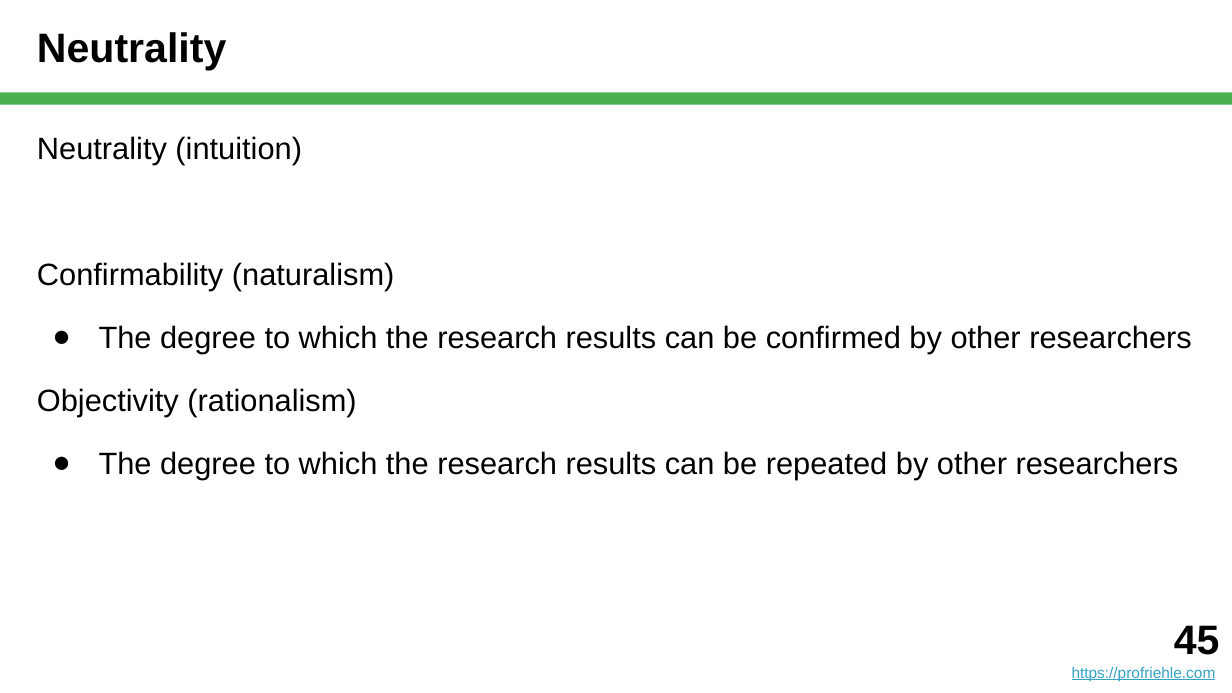
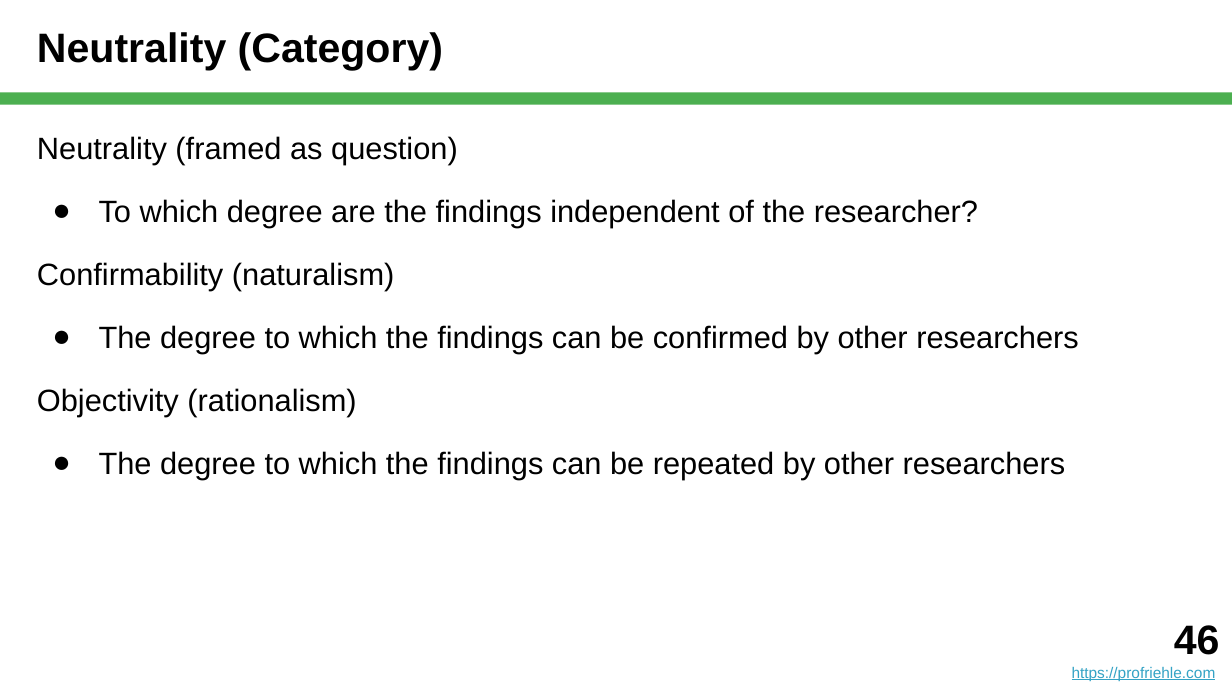
Before and after one commit to dirkriehle/nyt-course, a slide deck: slide 46 of Lecture slides/NYT C02 - Scientific Research.pptx (slide 45 before the commit). Drawn at 1232x693 pixels with LibreOffice and Linux fonts; fonts in the diff are those of the drawing. Boxes give left, top, right and bottom in pixels: in the first picture for what was removed or moved away, otherwise in the second. Text is boxed around its words. In the diff, an @@ line names an element or a change of style, - is before the commit and + after.

```diff
--- a/Lecture slides/NYT C02 - Scientific Research.pptx
+++ b/Lecture slides/NYT C02 - Scientific Research.pptx
@@ title at <box>37,32,443,70</box>: text changed @@
-Neutrality
+Neutrality (Category)
@@ text at <box>37,136,978,228</box>: text changed @@
-Neutrality (intuition)
+Neutrality (framed as question)
+● To which degree are the findings independent of the researcher?
@@ text at <box>99,325,1079,354</box>: text changed @@
-● The degree to which the research results can be confirmed by other researchers
+● The degree to which the findings can be confirmed by other researchers
@@ text at <box>99,451,1066,480</box>: text changed @@
-● The degree to which the research results can be repeated by other researchers
+● The degree to which the findings can be repeated by other researchers
@@ text at <box>1174,625,1220,655</box>: text changed @@
-45
+46
```
Also in this commit, not shown: 12 other slides changed, 1 slide added, 16 other files.
